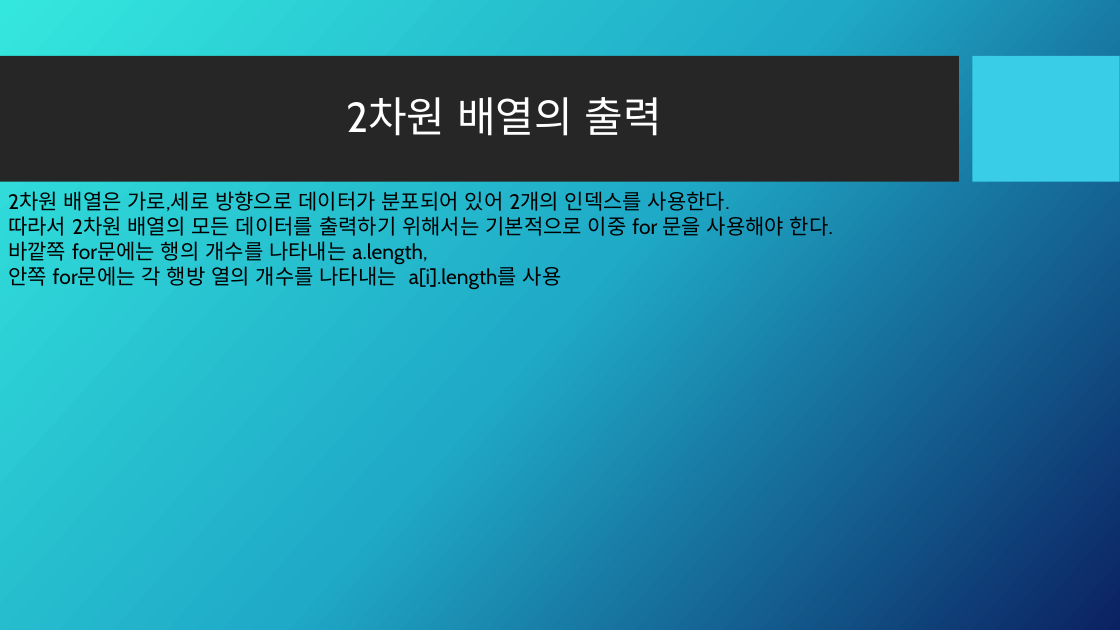
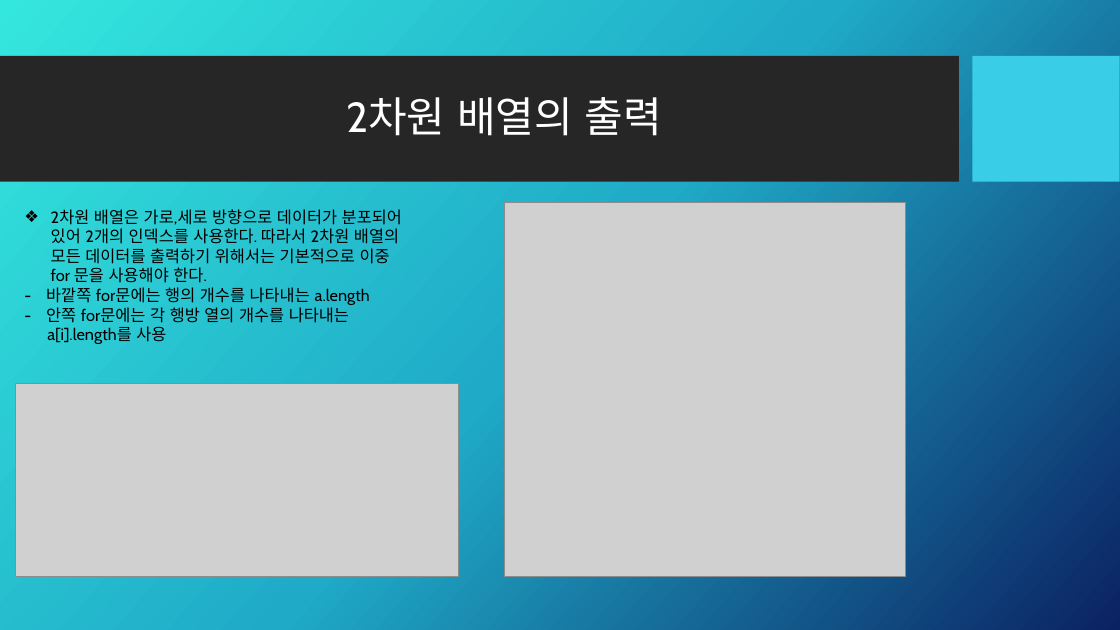
Before and after one commit to Kalex007s/java, a slide deck: slide 29 of study001/교육자료/Java.pptx. Drawn at 1120x630 pixels with LibreOffice and Linux fonts; fonts in the diff are those of the drawing; grey boxes stand for pictures; background and template pictures are left out. Boxes give left, top, right and bottom in pixels: in the first picture for what was removed or moved away, otherwise in the second. Text is boxed around its words. In the diff, an @@ line names an element or a change of style, - is before the commit and + after.

```diff
--- a/study001/교육자료/Java.pptx
+++ b/study001/교육자료/Java.pptx
@@ text at box(46, 209, 402, 344): text changed; size 18 to 14 pt @@
-2차원 배열은 가로,세로 방향으로 데이터가 분포되어 있어 2개의 인덱스를 사용한다.
-따라서 2차원 배열의 모든 데이터를 출력하기 위해서는 기본적으로 이중 for 문을 사용해야 한다.
-바깥쪽 for문에는 행의 개수를 나타내는 a.length,
-안쪽 for문에는 각 행방 열의 개수를 나타내는 a[i].length를 사용
+❖ 2차원 배열은 가로,세로 방향으로 데이터가 분포되어 있어 2개의 인덱스를 사용한다. 따라서 2차원 배열의 모든 데이터를 출력하기 위해서는 기본적으로 이중 for 문을 사용해야 한다.
+- 바깥쪽 for문에는 행의 개수를 나타내는 a.length
+- 안쪽 for문에는 각 행방 열의 개수를 나타내는
+a[i].length를 사용
@@ picture added at box(504, 202, 906, 576) @@
@@ picture added at box(15, 384, 459, 577) @@
```
Also in this commit, not shown: 1 slide added, 1 other file.
